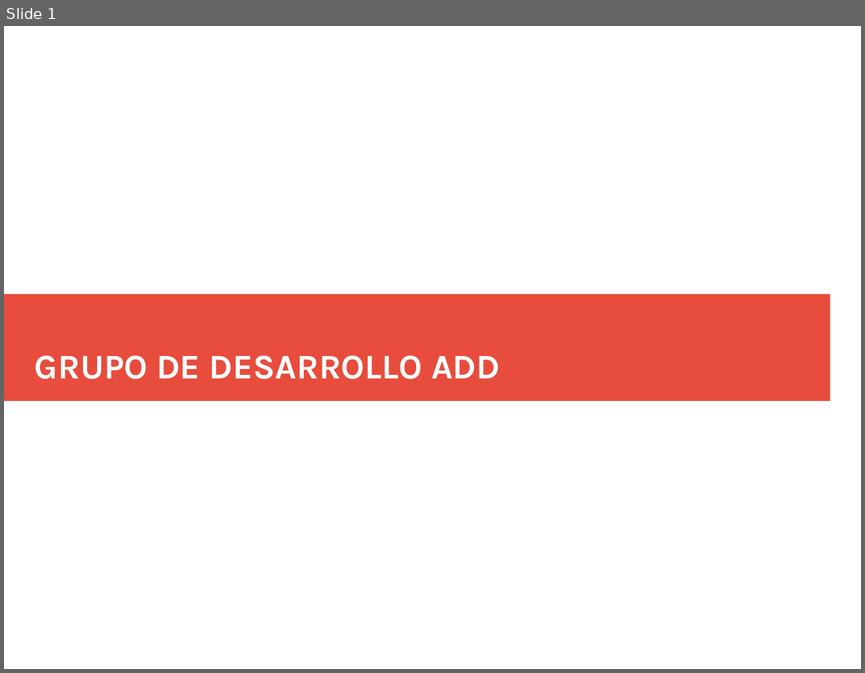
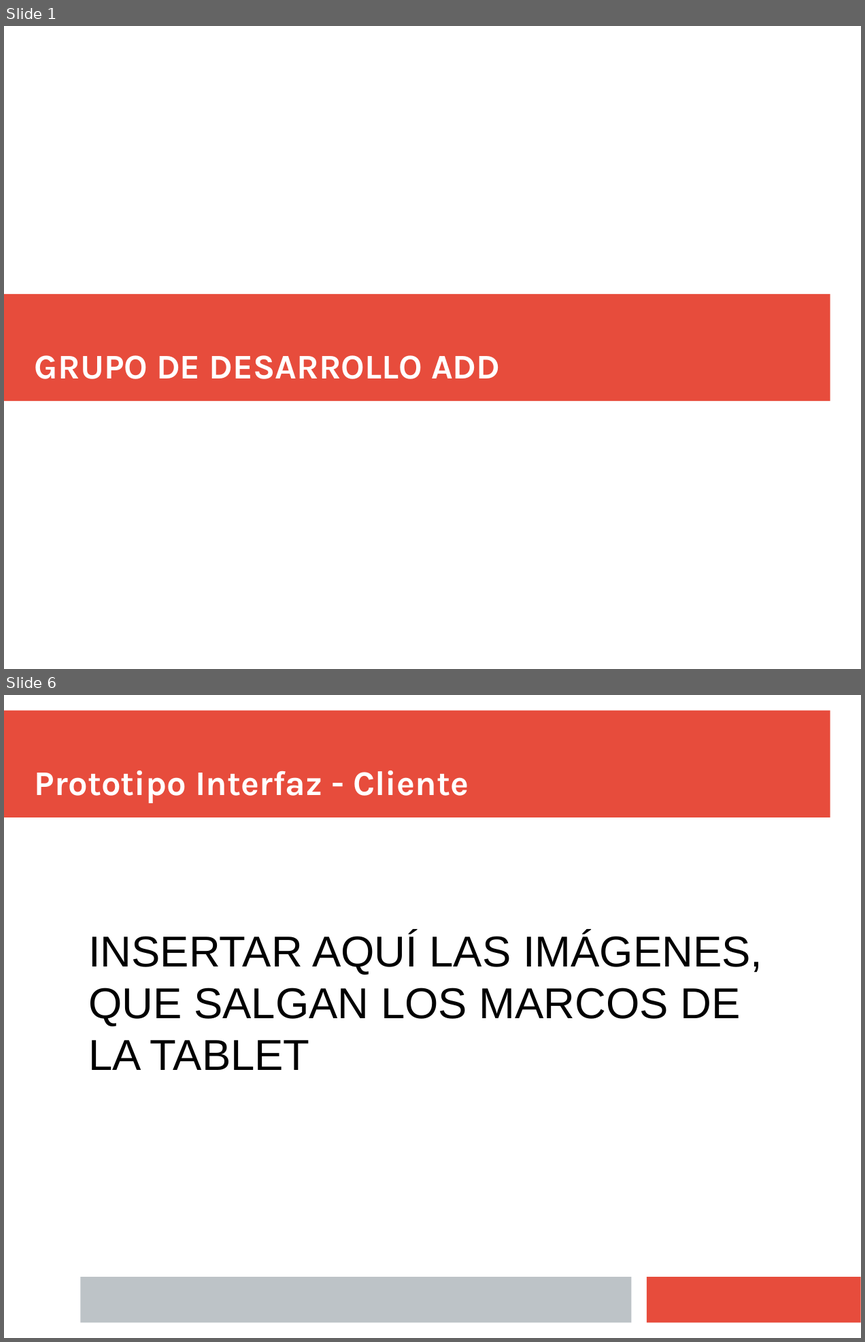
Before and after one commit to Juanba1998/APP-Restaurante, a slide deck: Material/Presentación/Presentacion Final (incompleta).pptx. Shown one above the other, each under a label of ours: slide 1 before the commit, slides 1 and 6 after it; the slides between them are not shown. The pictures are 865x673 and 865x1342 pixels, drawn with LibreOffice and Linux fonts; fonts in the diff are those of the drawing. Boxes give left, top, right and bottom in pixels: in the first picture for what was removed or moved away, otherwise in the second. Text is boxed around its words. In the diff, an @@ line names an element or a change of style, - is before the commit and + after.

```diff
--- a/Material/Presentación/Presentacion Final (incompleta).pptx
+++ b/Material/Presentación/Presentacion Final (incompleta).pptx
@@ slide 6 added at bbox=[4, 695, 861, 1338], background #FFFFFF @@
@@ rectangle added at bbox=[4, 711, 830, 818], fill #E74C3C @@
@@ text added at bbox=[35, 770, 468, 803], 32 pt, text #FFFFFF, bold @@
+Prototipo Interfaz - Cliente
@@ text added at bbox=[88, 932, 762, 1070], 40 pt, text #000000 @@
+INSERTAR AQUÍ LAS IMÁGENES, QUE SALGAN LOS MARCOS DE LA TABLET
@@ rectangle added at bbox=[80, 1276, 632, 1323], fill #BDC3C7 @@
@@ rectangle added at bbox=[647, 1276, 861, 1323], fill #E74C3C @@
```
Also in this commit, not shown: 11 slides changed, 5 other slides added, 10 slides removed.
